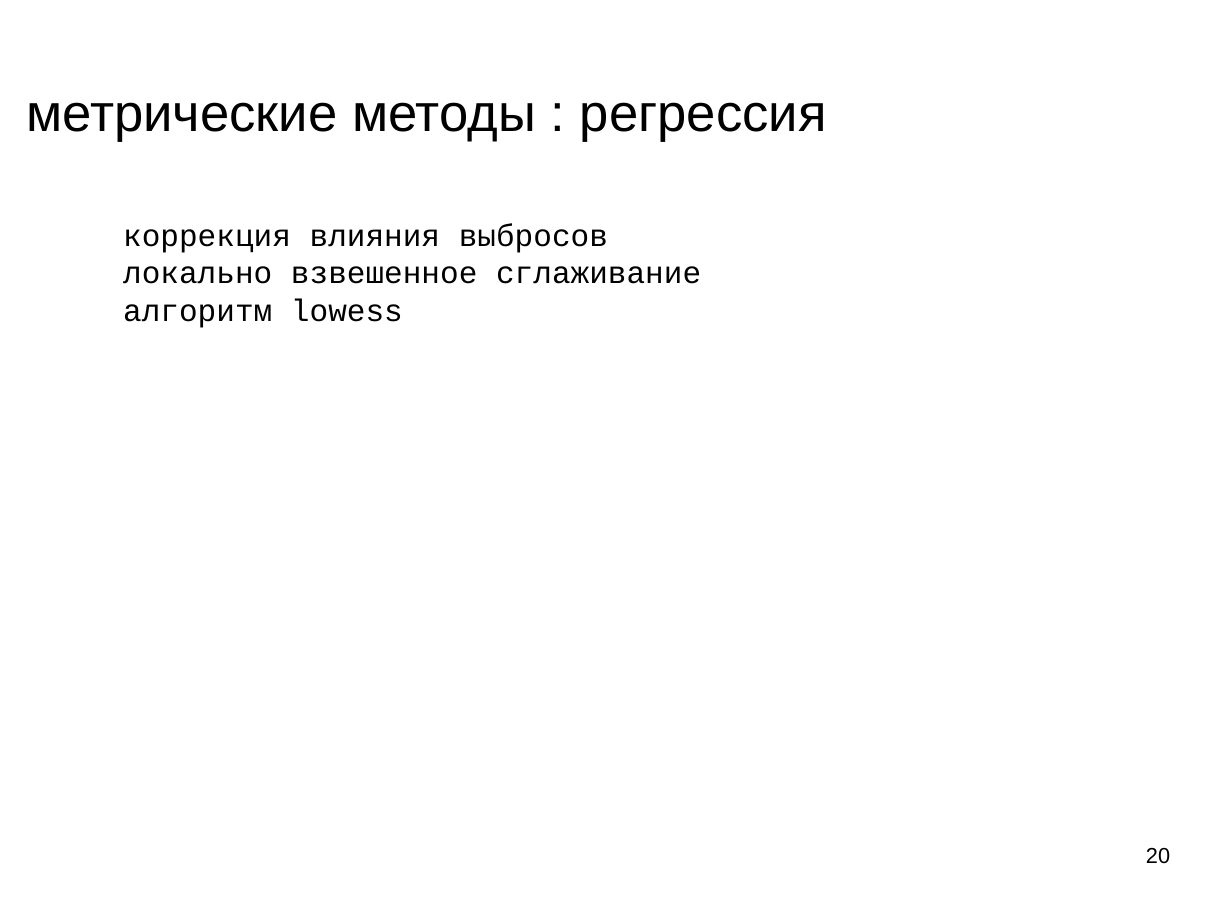
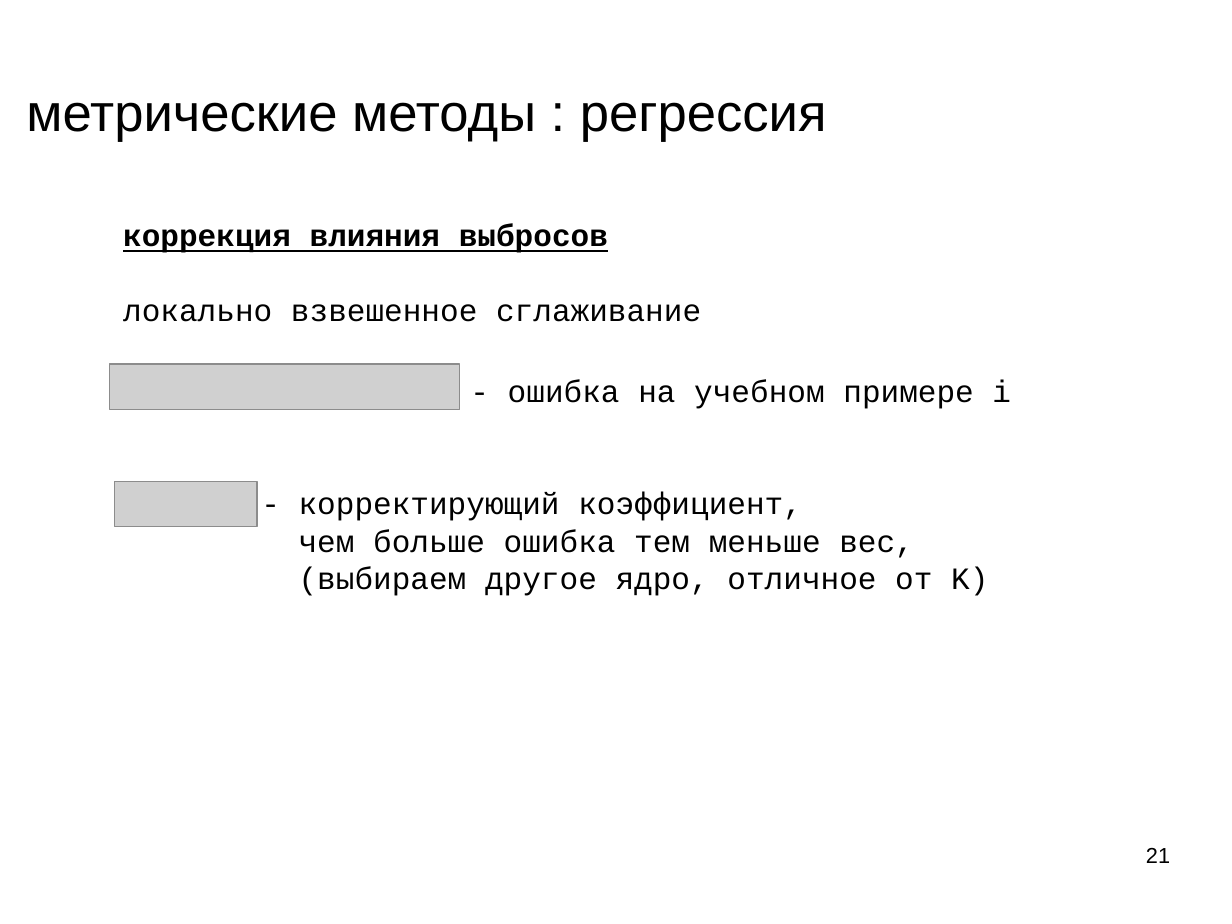
Before and after one commit to mechanoid5/ml_lectorium_legacy, a slide deck: slide 21 of 05-regression-metric.odp (slide 20 before the commit). Drawn at 1232x924 pixels with LibreOffice and Linux fonts; fonts in the diff are those of the drawing; grey boxes stand for pictures; background and template pictures are left out. Boxes give left, top, right and bottom in pixels: in the first picture for what was removed or moved away, otherwise in the second. Text is boxed around its words. In the diff, an @@ line names an element or a change of style, - is before the commit and + after.

```diff
--- a/05-regression-metric.odp
+++ b/05-regression-metric.odp
@@ subtitle at box(123, 224, 608, 253): bold on, underline on in "коррекция влияния выбросов" @@
@@ subtitle at box(123, 298, 403, 328): paragraph removed @@
-алгоритм lowess
@@ picture added at box(110, 364, 459, 409) @@
@@ text added at box(508, 380, 1011, 409), 20 pt, text #000000 @@
+- ошибка на учебном примере i
@@ picture added at box(114, 482, 257, 527) @@
@@ text added at box(299, 492, 988, 596), 20 pt, text #000000 @@
+- корректирующий коэффициент,
+чем больше ошибка тем меньше вес,
+(выбираем другое ядро, отличное от K)
@@ page number at box(1146, 848, 1170, 863): text changed @@
-20
+21
```
Also in this commit, not shown: 8 other slides changed, 2 slides added.
